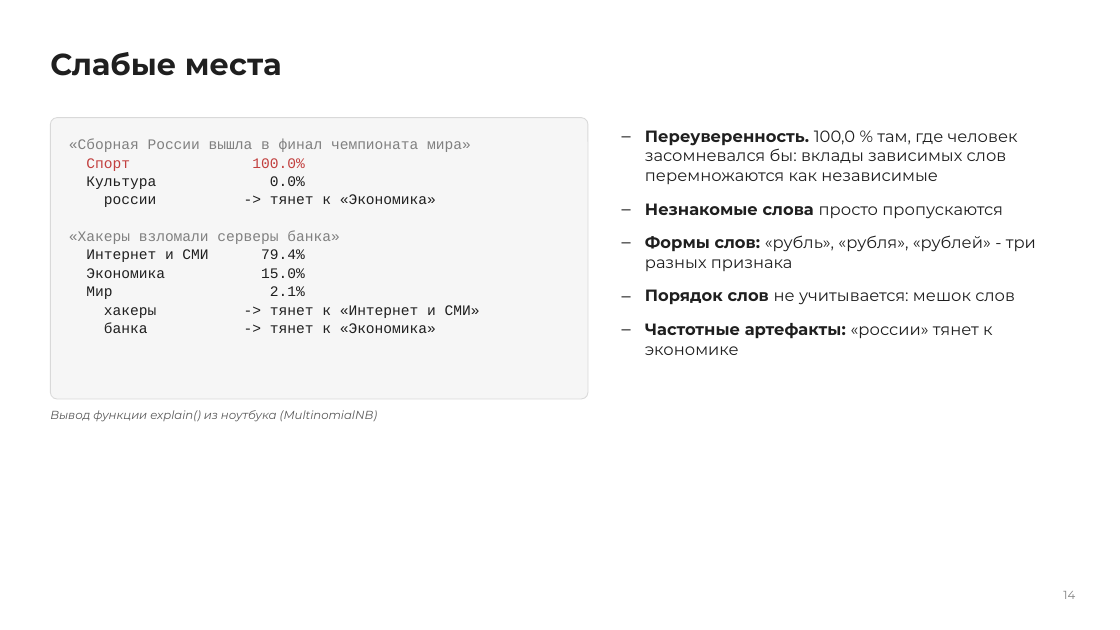
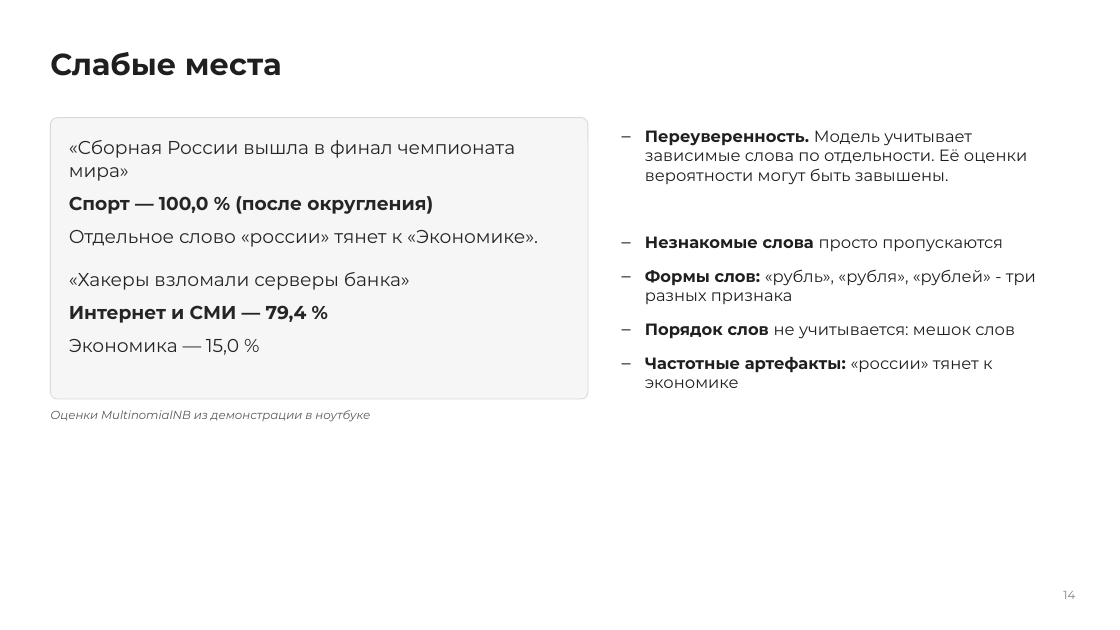
Before and after one commit to Graukern/ml-basics-naive-bayes, a slide deck: slide 14 of Наивный байесовский классификатор.pptx. Drawn at 1120x630 pixels with LibreOffice and Linux fonts; fonts in the diff are those of the drawing. Boxes give left, top, right and bottom in pixels: in the first picture for what was removed or moved away, otherwise in the second. Text is boxed around its words. In the diff, an @@ line names an element or a change of style, - is before the commit and + after.

```diff
--- a/Наивный байесовский классификатор.pptx
+++ b/Наивный байесовский классификатор.pptx
@@ text at box(69, 140, 516, 290): size 12.5 to 16 pt, font Courier New to Montserrat, text colour #808080 to #252525 in "«Сборная России вышла в финал чемпионата мира»", "«Хакеры взломали серверы банка»"; more space between paragraphs @@
@@ text at box(645, 130, 1028, 185): text changed @@
-– Переуверенность. 100,0 % там, где человек засомневался бы: вклады зависимых слов перемножаются как независимые
+– Переуверенность. Модель учитывает зависимые слова по отдельности. Её оценки вероятности могут быть завышены.
@@ text at box(69, 196, 538, 247): text changed; size 12.5 to 16 pt; font Courier New to Montserrat; text colour #1F1F1F to #252525 @@
-Спорт 100.0%
-Культура 0.0%
-россии -> тянет к «Экономика»
+Спорт — 100,0 % (после округления)
+Отдельное слово «россии» тянет к «Экономике».
@@ text at box(69, 305, 307, 355): text changed; size 12.5 to 16 pt; font Courier New to Montserrat; text colour #1F1F1F to #252525; bold on @@
-Интернет и СМИ 79.4%
-Экономика 15.0%
-Мир 2.1%
-хакеры -> тянет к «Интернет и СМИ»
-банка -> тянет к «Экономика»
+Интернет и СМИ — 79,4 %
+Экономика — 15,0 %
@@ text at box(50, 410, 370, 422): text changed @@
-Вывод функции explain() из ноутбука (MultinomialNB)
+Оценки MultinomialNB из демонстрации в ноутбуке
```
Also in this commit, not shown: 5 other slides changed, 3 other files.
